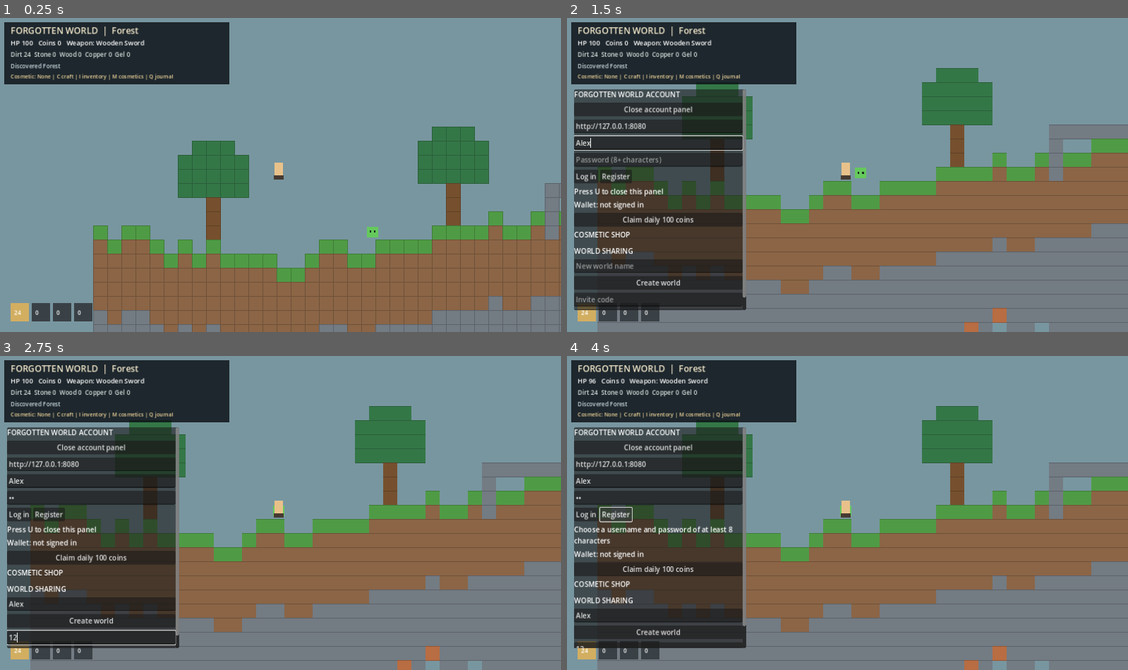
Above: before the commit, frames 1-4 (two rows, left to right).
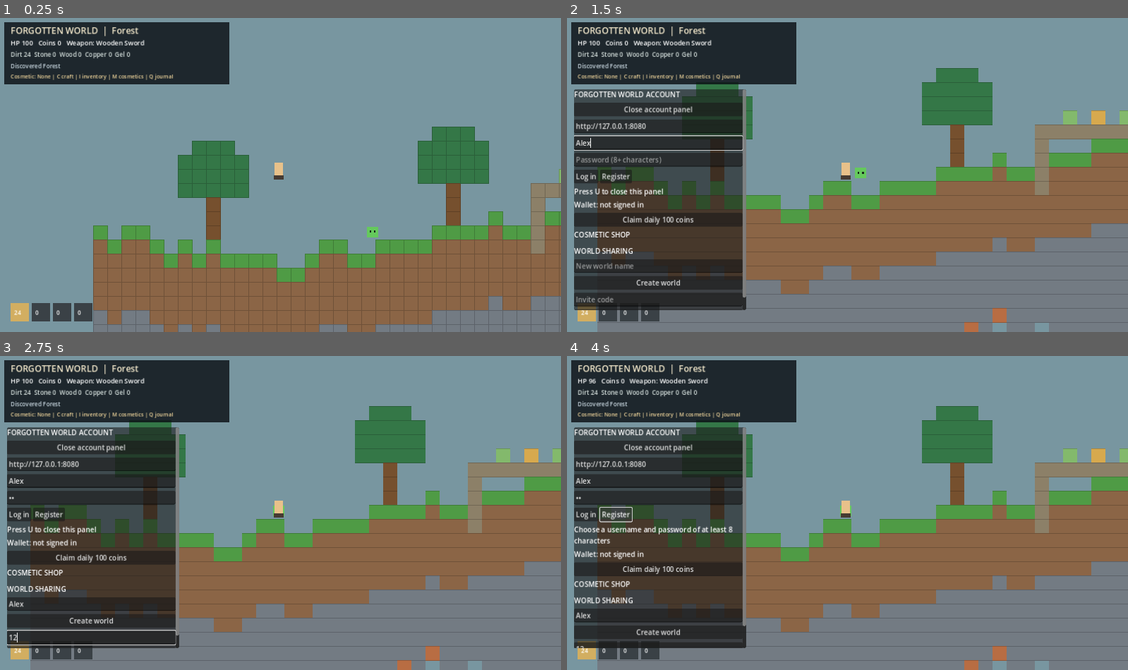
Above: after the commit, the same moments.

Repository: Jayden1337-10/Game
Game: Godot game, scene res://scenes/main.tscn
Same seed, same stepped clock (60 frames per second), same inputs: the game is played once before the commit and once after it.
Inputs (mouse positions are in pixels of both pictures, inside the frame that each line leads up to):
- Up to frame 1 (0.25 s): no input
- Up to frame 2 (1.5 s): tap Enter at 0.5 s; move the mouse to (970, 156) at 0.52 s; hold Right (ui_right) 0.53-1.25 s; tap U at 0.6 s; click (970, 156) at 0.67 s; tap Space at 0.77 s; click (656, 143) at 1.27 s; type "Alex" at 1.35 s
- Up to frame 3 (2.75 s): click (89, 497) at 1.5 s; type "12" at 1.58 s; click (89, 604) at 1.73 s; type "Alex" at 1.82 s; click (89, 638) at 2.02 s; type "12" at 2.1 s
- Up to frame 4 (4 s): click "Log in" at 2.75 s; click "Register" at 3.5 s

The runs differ from the first frame. In frame 1, 1.0% of the frame differs, in the area x 94-100%, y 48-76%; in frame 2, 1.8%, in the area x 83-100%, y 29-57%; in frame 3, 1.8%; in frame 4, 1.8%.

Commit message:
Add distinct ancient ruin structures and relic caches

Diff:
--- a/game/scripts/main.gd
+++ b/game/scripts/main.gd
@@ -149,11 +149,14 @@
                 blocks[Vector2i(x + dx, y + dy)] = "leaves"
 
 func _make_ruin(x: int, y: int) -> void:
-    for dx in range(-3, 4):
-        blocks[Vector2i(x + dx, y)] = "stone"
-        if dx == -3 or dx == 3:
-            for dy in range(1, 4):
-                blocks[Vector2i(x + dx, y + dy)] = "stone"
+    for dx in range(-4, 5):
+        blocks[Vector2i(x + dx, y)] = "ancient_brick"
+        if abs(dx) == 4:
+            for dy in range(1, 5):
+                blocks[Vector2i(x + dx, y + dy)] = "ancient_brick"
+    blocks[Vector2i(x, y - 1)] = "relic"
+    blocks[Vector2i(x - 2, y - 1)] = "herb"
+    blocks[Vector2i(x + 2, y - 1)] = "herb"
 
 func _spawn_enemies() -> void:
     var rng := RandomNumberGenerator.new()
@@ -381,6 +384,7 @@
             elif kind == "snow": color = Color("#e1edf0")
             elif kind == "sand": color = Color("#d4bb78")
             elif kind == "relic": color = Color("#d7a94e")
+            elif kind == "ancient_brick": color = Color("#8c8068")
             elif kind == "herb": color = Color("#83b96c")
             if cell.x >= 140 and cell.x < 280 and kind == "grass": color = Color("#739b70")
             if cell.x >= 280 and kind == "grass": color = Color("#a27b62")
